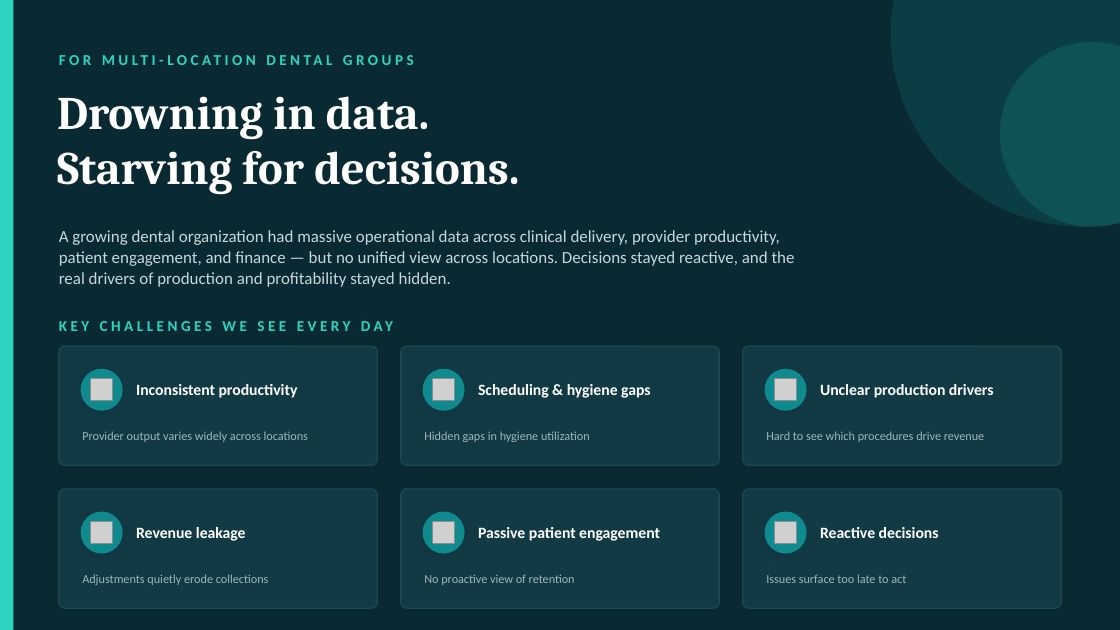
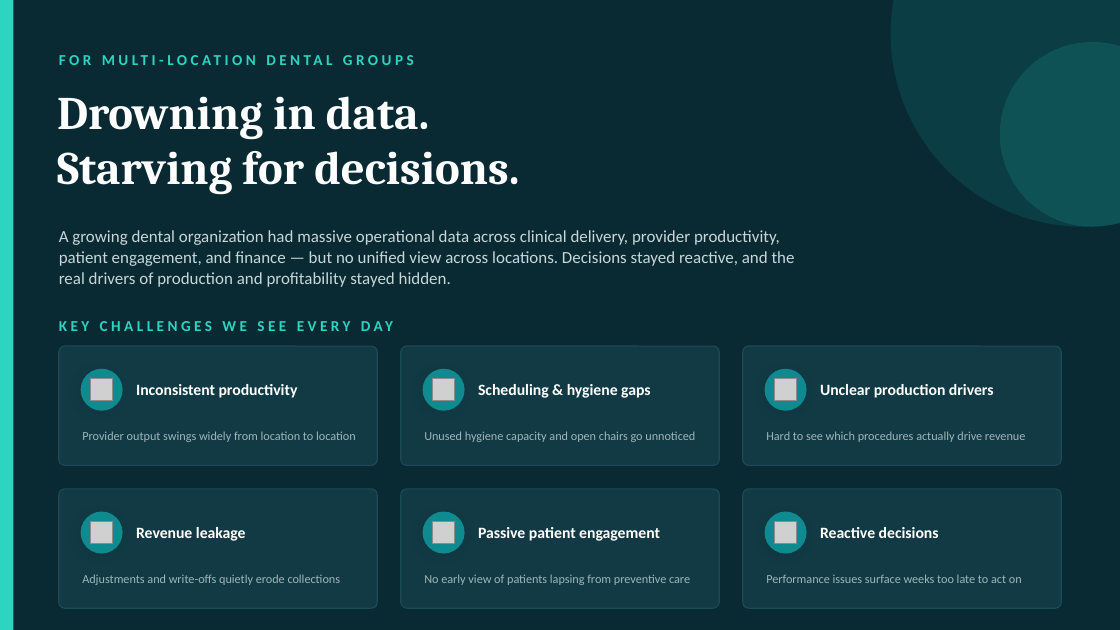
Before and after one commit to Aankitgupta/my-test-work, a slide deck: slide 1 of presentations/dental-intelligence-pitch.pptx. Drawn at 1120x630 pixels with LibreOffice and Linux fonts; fonts in the diff are those of the drawing; grey boxes stand for pictures. Boxes give left, top, right and bottom in pixels: in the first picture for what was removed or moved away, otherwise in the second. Text is boxed around its words. In the diff, an @@ line names an element or a change of style, - is before the commit and + after.

```diff
--- a/presentations/dental-intelligence-pitch.pptx
+++ b/presentations/dental-intelligence-pitch.pptx
@@ text at <box>82,431,356,442</box>: text changed @@
-Provider output varies widely across locations
+Provider output swings widely from location to location
@@ text at <box>424,431,695,442</box>: text changed @@
-Hidden gaps in hygiene utilization
+Unused hygiene capacity and open chairs go unnoticed
@@ text at <box>766,431,1025,442</box>: text changed @@
-Hard to see which procedures drive revenue
+Hard to see which procedures actually drive revenue
@@ text at <box>82,574,341,585</box>: text changed @@
-Adjustments quietly erode collections
+Adjustments and write-offs quietly erode collections
@@ text at <box>424,574,690,585</box>: text changed @@
-No proactive view of retention
+No early view of patients lapsing from preventive care
@@ text at <box>766,574,1022,583</box>: text changed @@
-Issues surface too late to act
+Performance issues surface weeks too late to act on
```
Also in this commit, not shown: 2 other slides changed, 1 other file.
